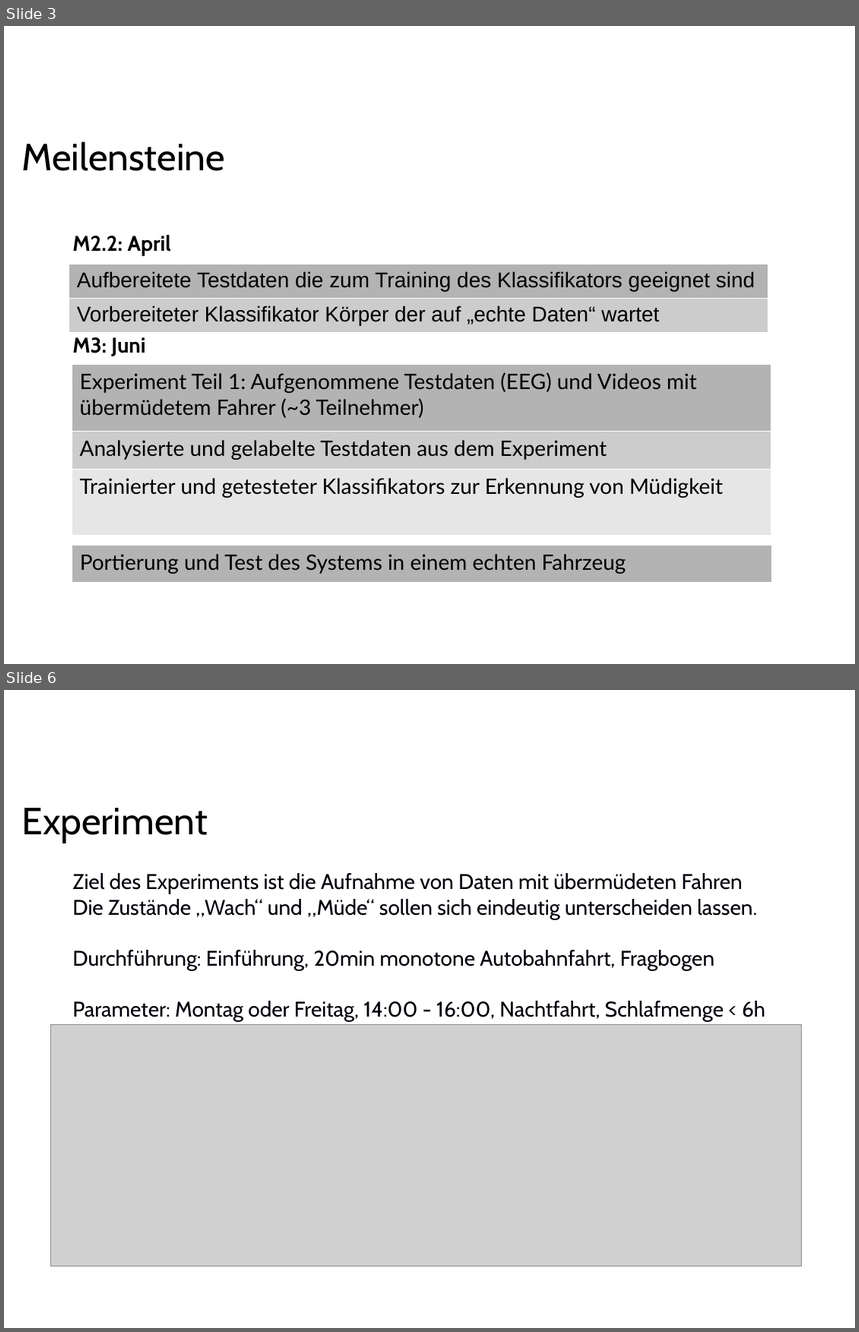
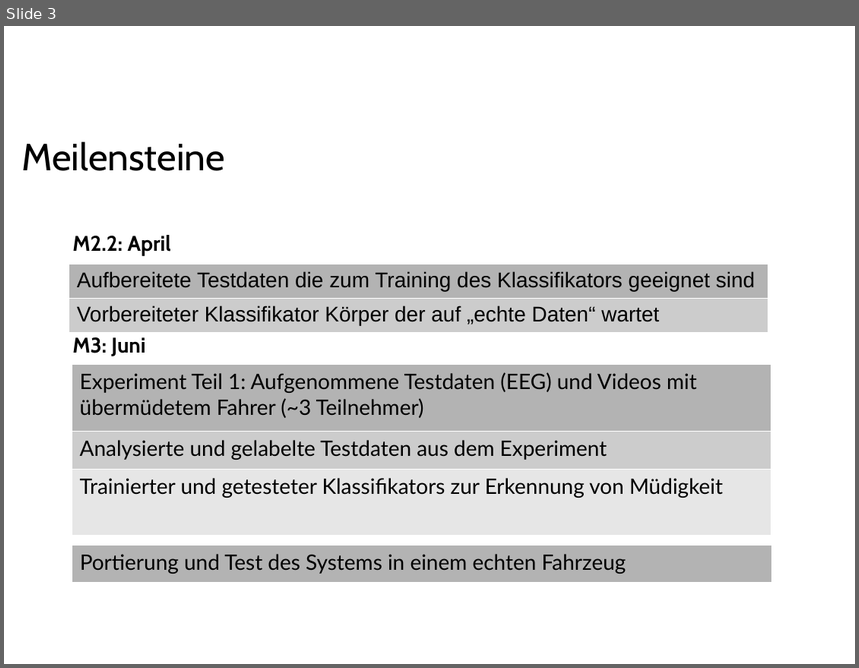
Before and after one commit to ppasler/current-adas, a slide deck: project/Zwischenstand.odp. Shown one above the other, each under a label of ours: slides 3 and 6 before the commit, slide 3 after it; the slides between them are not shown. The pictures are 859x1332 and 859x668 pixels, drawn with LibreOffice and Linux fonts; fonts in the diff are those of the drawing; grey boxes stand for pictures; background and template pictures are left out. Boxes give left, top, right and bottom in pixels: in the first picture for what was removed or moved away, otherwise in the second. Text is boxed around its words. In the diff, an @@ line names an element or a change of style, - is before the commit and + after.

```diff
--- a/project/Zwischenstand.odp
+++ b/project/Zwischenstand.odp
@@ slide 6 removed at (4, 690, 855, 1328), background #FFFFFF @@
@@ text removed at (22, 808, 208, 842) @@
-Experiment
@@ text removed at (72, 873, 766, 1022) @@
-Ziel des Experiments ist die Aufnahme von Daten mit übermüdeten Fahren
-Die Zustände „Wach“ und „Müde“ sollen sich eindeutig unterscheiden lassen.
-Durchführung: Einführung, 20min monotone Autobahnfahrt, Fragbogen
-Parameter: Montag oder Freitag, 14:00 - 16:00, Nachtfahrt, Schlafmenge < 6h
@@ picture removed at (51, 1025, 801, 1266) @@
```
Also in this commit, not shown: 5 slides changed, 4 slides added, 3 other slides removed, 6 other files.
